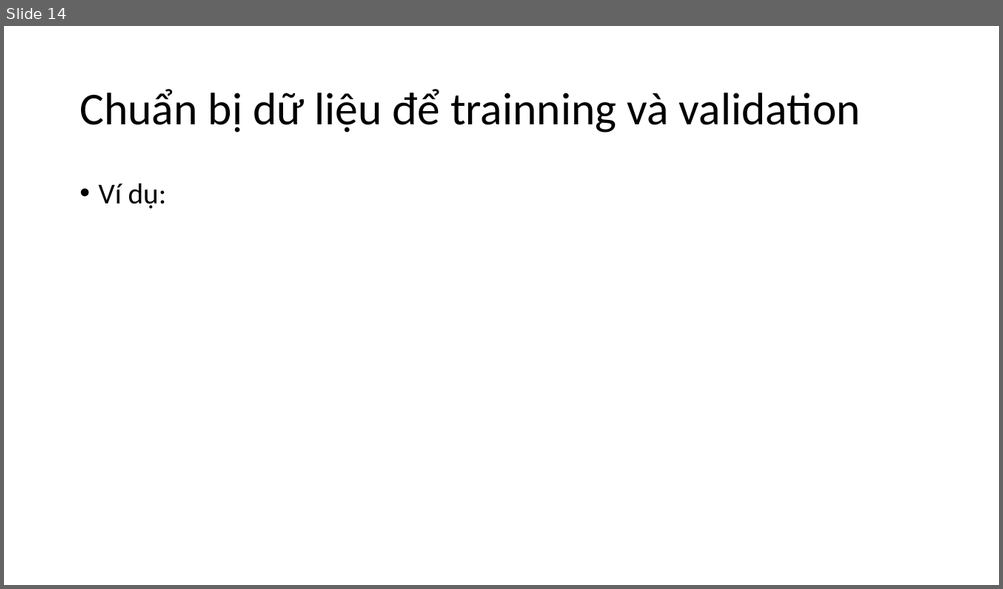
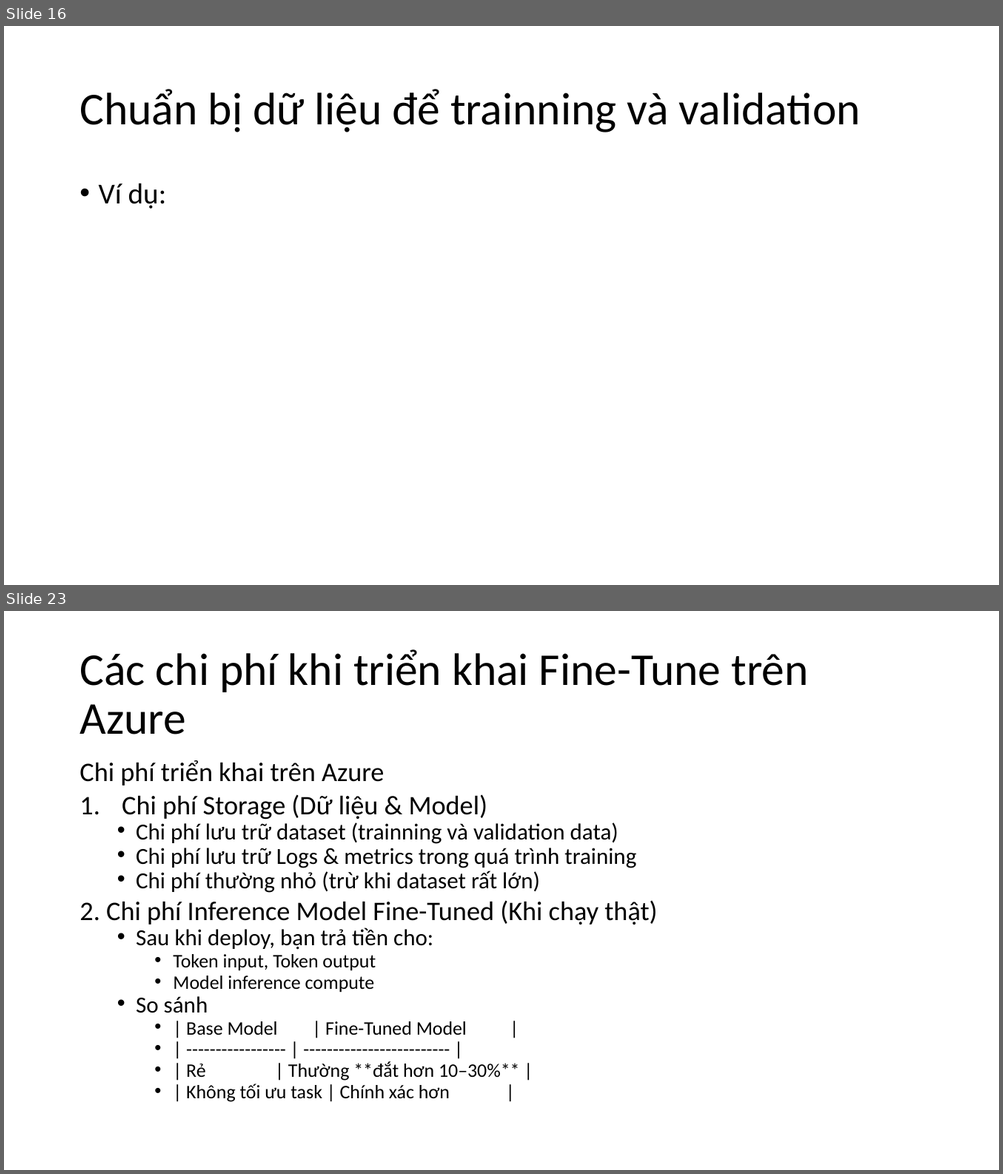
Before and after one commit to longdd90jp/sample-ai, a slide deck: fine-tune-pc/AI-Fine_Tune.pptx. Shown one above the other, each under a label of ours: slide 14 before the commit, slides 16 and 23 after it; the slides between them are not shown. The pictures are 1003x589 and 1003x1174 pixels, drawn with LibreOffice and Linux fonts; fonts in the diff are those of the drawing. Boxes give left, top, right and bottom in pixels: in the first picture for what was removed or moved away, otherwise in the second. Text is boxed around its words. In the diff, an @@ line names an element or a change of style, - is before the commit and + after.

```diff
--- a/fine-tune-pc/AI-Fine_Tune.pptx
+++ b/fine-tune-pc/AI-Fine_Tune.pptx
@@ slide 23 added at <box>4,611,999,1170</box>, background #FFFFFF @@
@@ title added at <box>79,649,808,735</box>, 44 pt, text #000000 @@
+Các chi phí khi triển khai Fine-Tune trên Azure
@@ text added at <box>79,760,657,1102</box>, 18.5 pt, text #000000 @@
+Chi phí triển khai trên Azure
+1. Chi phí Storage (Dữ liệu & Model)
+  • Chi phí lưu trữ dataset (trainning và validation data)
+  • Chi phí lưu trữ Logs & metrics trong quá trình training
+  • Chi phí thường nhỏ (trừ khi dataset rất lớn)
+2. Chi phí Inference Model Fine-Tuned (Khi chạy thật)
+  • Sau khi deploy, bạn trả tiền cho:
+    • Token input, Token output
+    • Model inference compute
+  • So sánh
+    • | Base Model | Fine-Tuned Model |
+    • | ----------------- | ------------------------- |
+    • | Rẻ | Thường **đắt hơn 10–30%** |
+    • | Không tối ưu task | Chính xác hơn |
@@ what was slide 14 is now slide 16 @@
```
Also in this commit, not shown: 1 slide changed, 7 other slides added.
